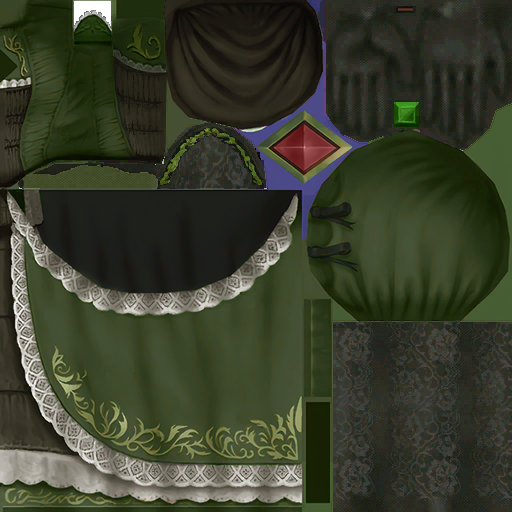
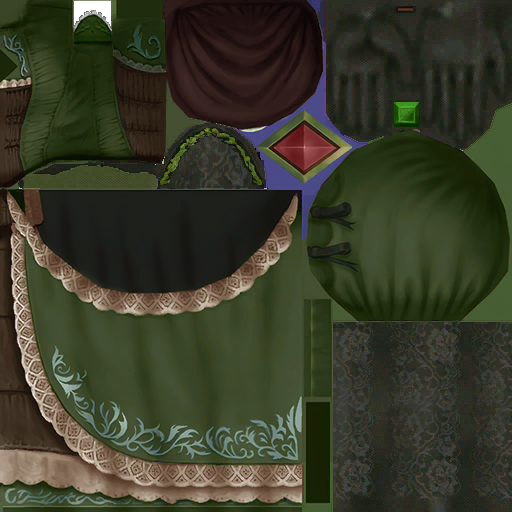
Layer changes from the first 512px x 512px image to the second:
pixels changed over (0, 0, 323, 505) (layer not identified)
